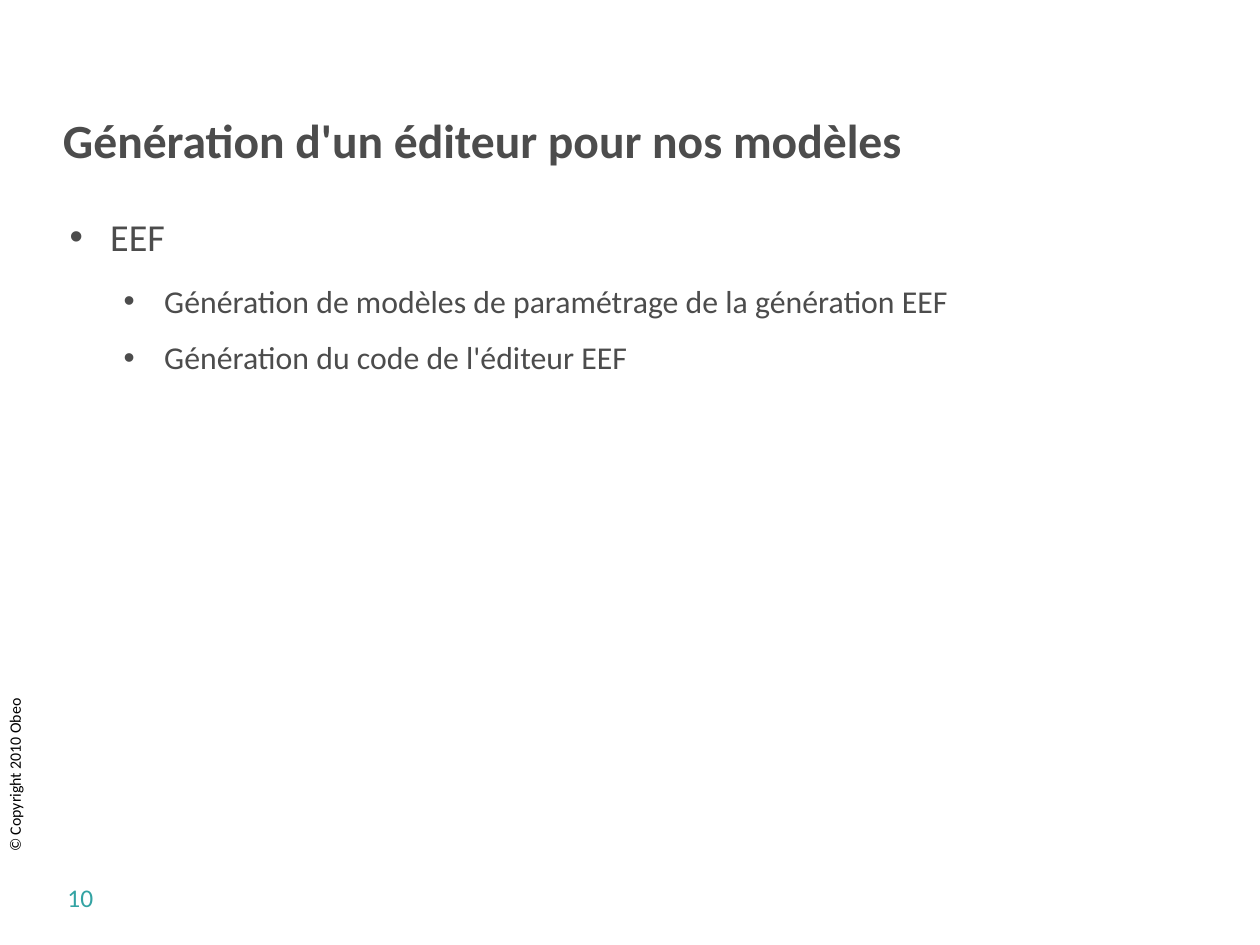
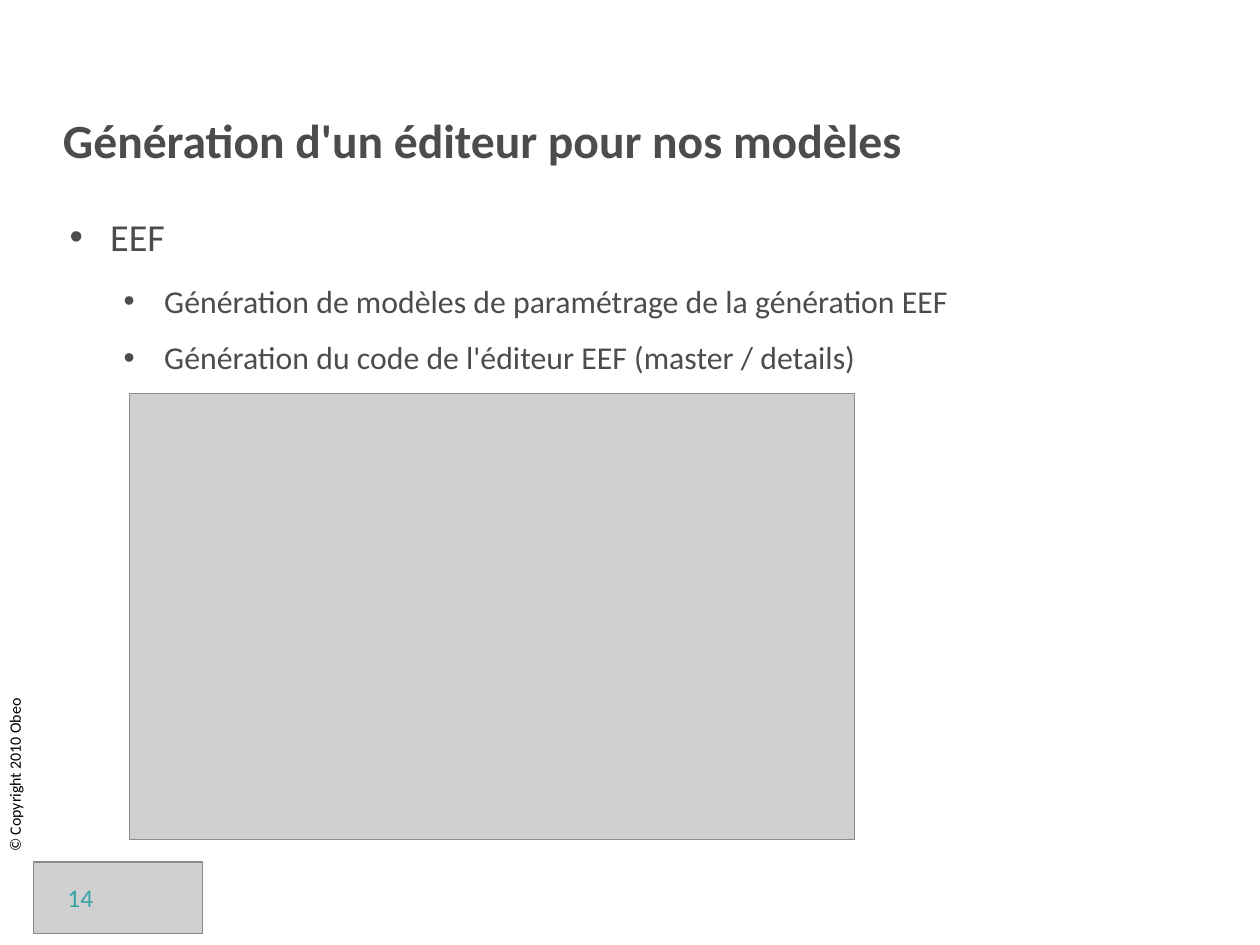
Before and after one commit to sbegaudeau/acceleo-tutorial, a slide deck: slide 14 of documentation/org.eclipse.acceleo.tutorial.slides/breizhcamp/Acceleo Tutorial Breizhcamp.odp (slide 10 before the commit). Drawn at 1260x945 pixels with LibreOffice and Linux fonts; fonts in the diff are those of the drawing; grey boxes stand for pictures; background and template pictures are left out. Boxes give left, top, right and bottom in pixels: in the first picture for what was removed or moved away, otherwise in the second. Text is boxed around its words. In the diff, an @@ line names an element or a change of style, - is before the commit and + after.

Commit message:
Updated version of the slides.

```diff
--- a/documentation/org.eclipse.acceleo.tutorial.slides/breizhcamp/Acceleo Tutorial Breizhcamp.odp
+++ b/documentation/org.eclipse.acceleo.tutorial.slides/breizhcamp/Acceleo Tutorial Breizhcamp.odp
@@ text at [164, 346, 855, 373]: text changed @@
-  • Génération du code de l'éditeur EEF
+  • Génération du code de l'éditeur EEF (master / details)
@@ picture added at [129, 393, 855, 839] @@
@@ picture added at [34, 862, 204, 934] @@
@@ page number at [67, 890, 93, 907]: text changed @@
-10
+14
```
Also in this commit, not shown: 7 other slides changed, 5 slides added, 1 slide removed.
